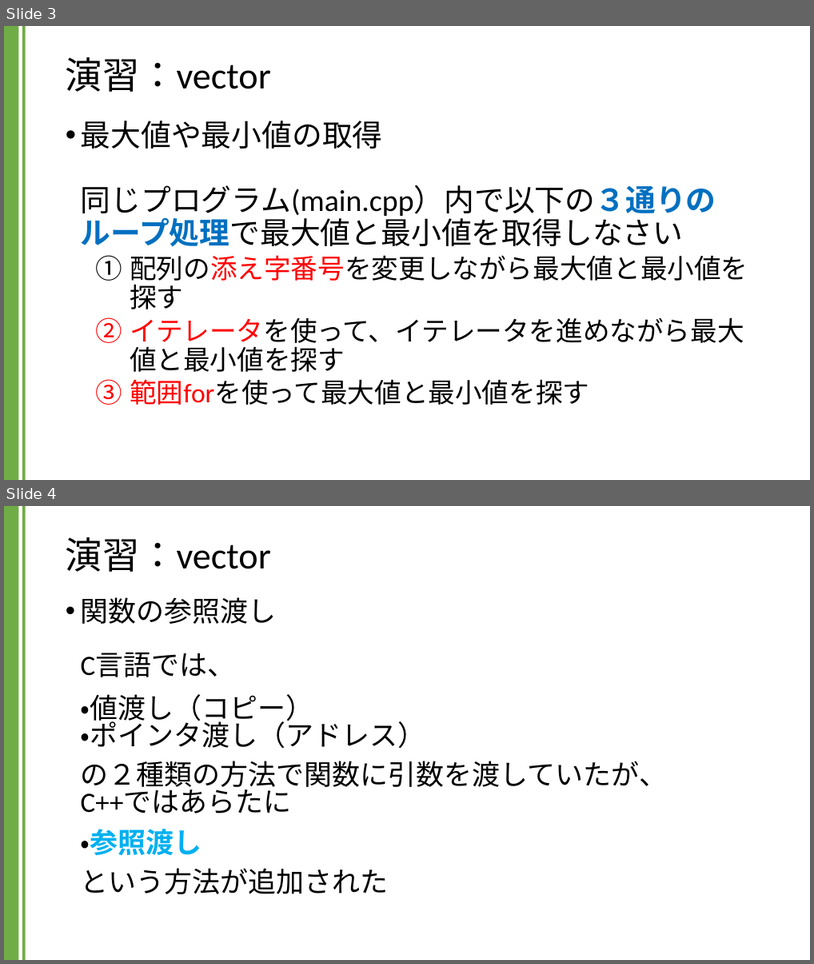
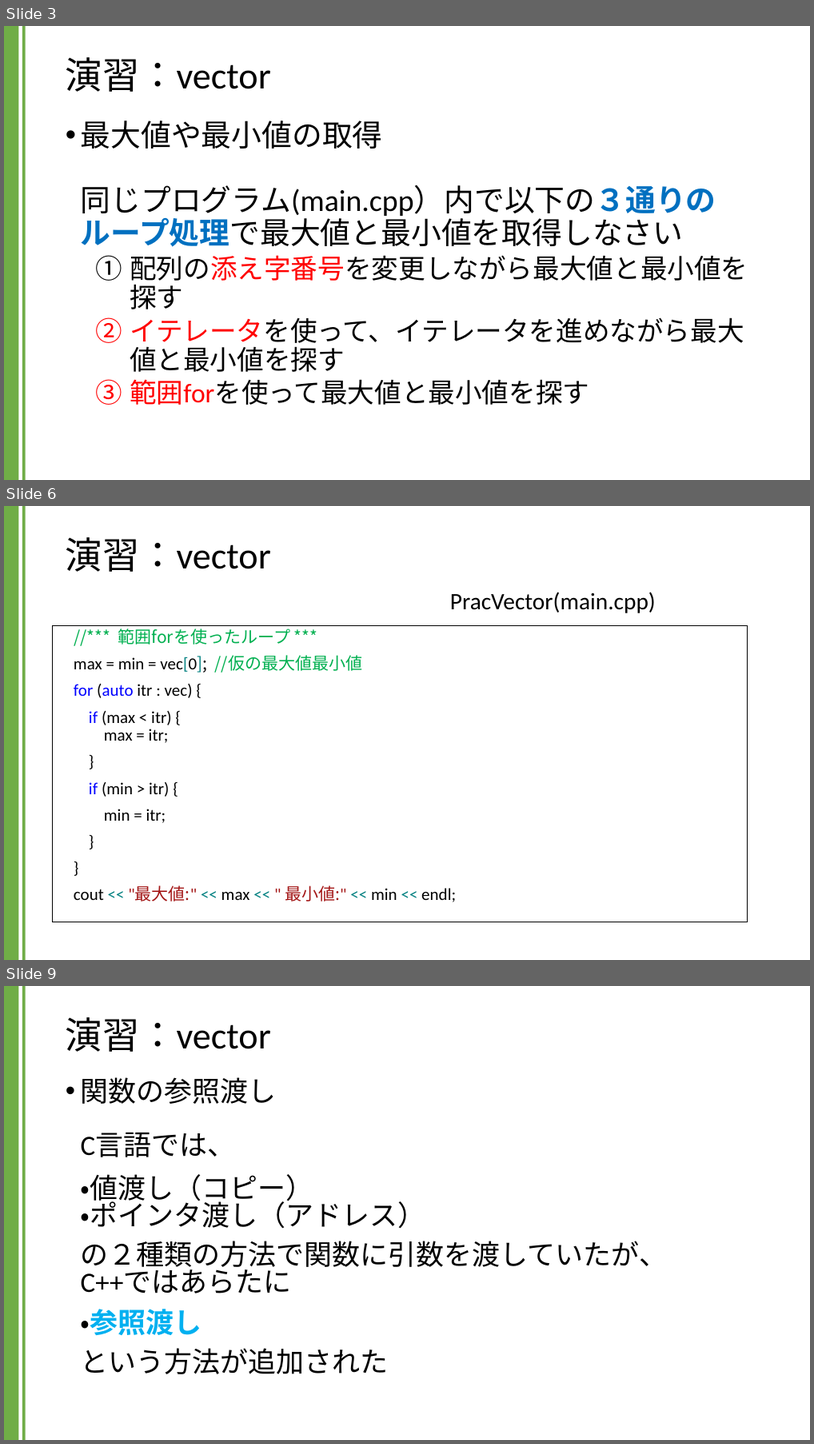
Before and after one commit to kic-murata/cpp2024, a slide deck: 授業資料/演習課題：vector.pptx. Shown one above the other, each under a label of ours: slides 3 and 4 before the commit, slides 3, 6 and 9 after it; the slides between them are not shown. The pictures are 814x964 and 814x1444 pixels, drawn with LibreOffice and Linux fonts; fonts in the diff are those of the drawing. Boxes give left, top, right and bottom in pixels: in the first picture for what was removed or moved away, otherwise in the second. Text is boxed around its words. In the diff, an @@ line names an element or a change of style, - is before the commit and + after.

```diff
--- a/授業資料/演習課題：vector.pptx
+++ b/授業資料/演習課題：vector.pptx
@@ slide 6 added at box(4, 506, 810, 960), background #FFFFFF; not listed: 2 template elements that a slide beside it also shows @@
@@ title added at box(66, 537, 271, 572), 44 pt, text #000000 @@
+演習：vector
@@ text added at box(450, 592, 656, 613), 28 pt, text #000000 @@
+PracVector(main.cpp)
@@ text added at box(52, 626, 748, 922), fill #FFFFFF, outline #000000 0.75 pt, 20 pt, text #000000 @@
+//*** 範囲forを使ったループ ***
+max = min = vec[0]; //仮の最大値最小値
+for (auto itr : vec) {
+if (max < itr) {
+max = itr;
+}
+if (min > itr) {
+min = itr;
+}
+}
+cout << "最大値:" << max << " 最小値:" << min << endl;
@@ what was slide 4 is now slide 9 @@
```
Also in this commit, not shown: 2 slides changed, 6 other slides added.
